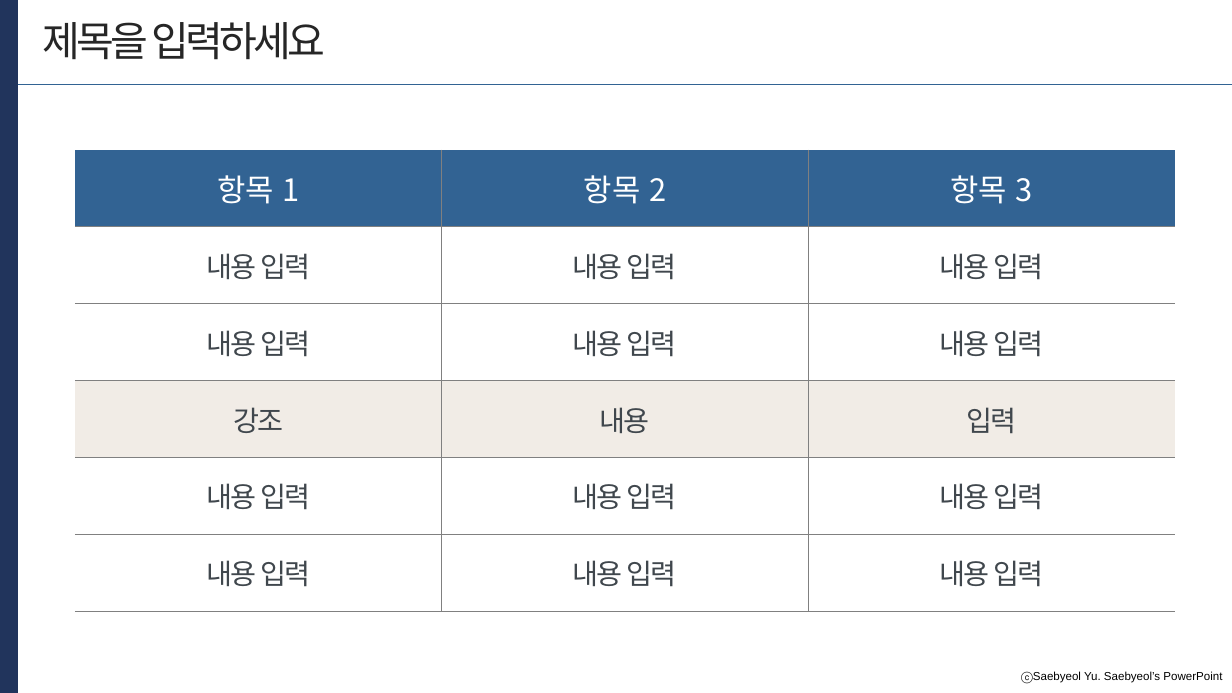
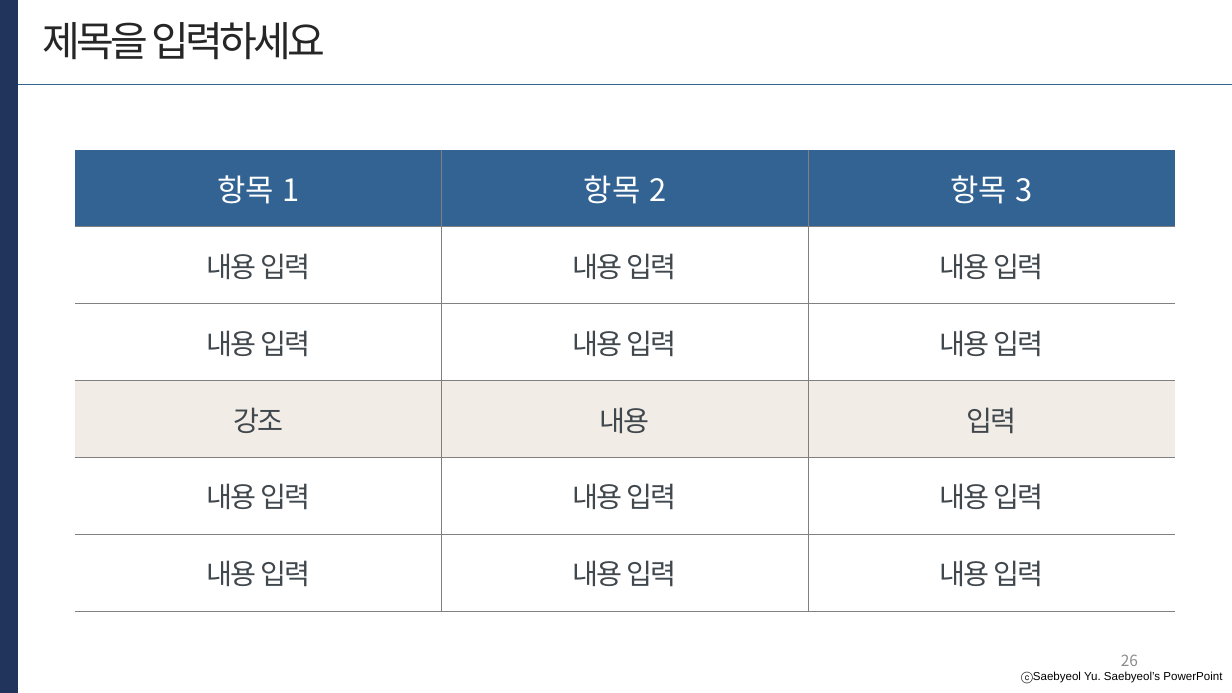
Before and after one commit to developerYHLee/University_Homework, a slide deck: slide 26 of 기말과제.pptx. Drawn at 1232x693 pixels with LibreOffice and Linux fonts; fonts in the diff are those of the drawing. Boxes give left, top, right and bottom in pixels: in the first picture for what was removed or moved away, otherwise in the second. Text is boxed around its words. In the diff, an @@ line names an element or a change of style, - is before the commit and + after.

```diff
--- a/기말과제.pptx
+++ b/기말과제.pptx
@@ page number added at [1121,654,1138,666], 12 pt, text #8C8C8C @@
+26
```
Also in this commit, not shown: 37 other slides changed, 1 other file.
